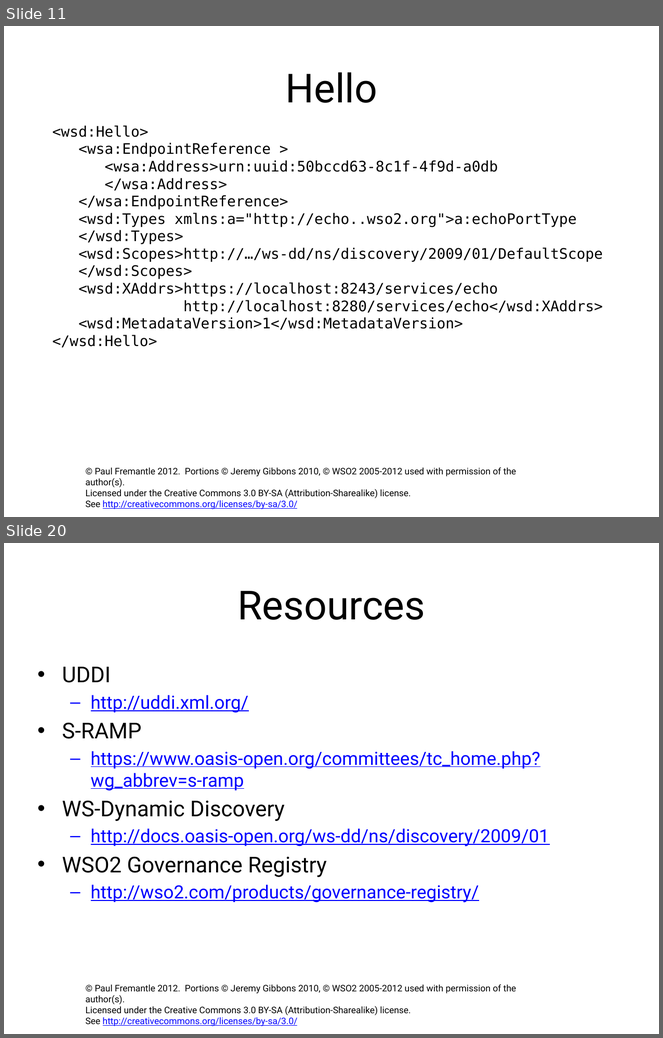
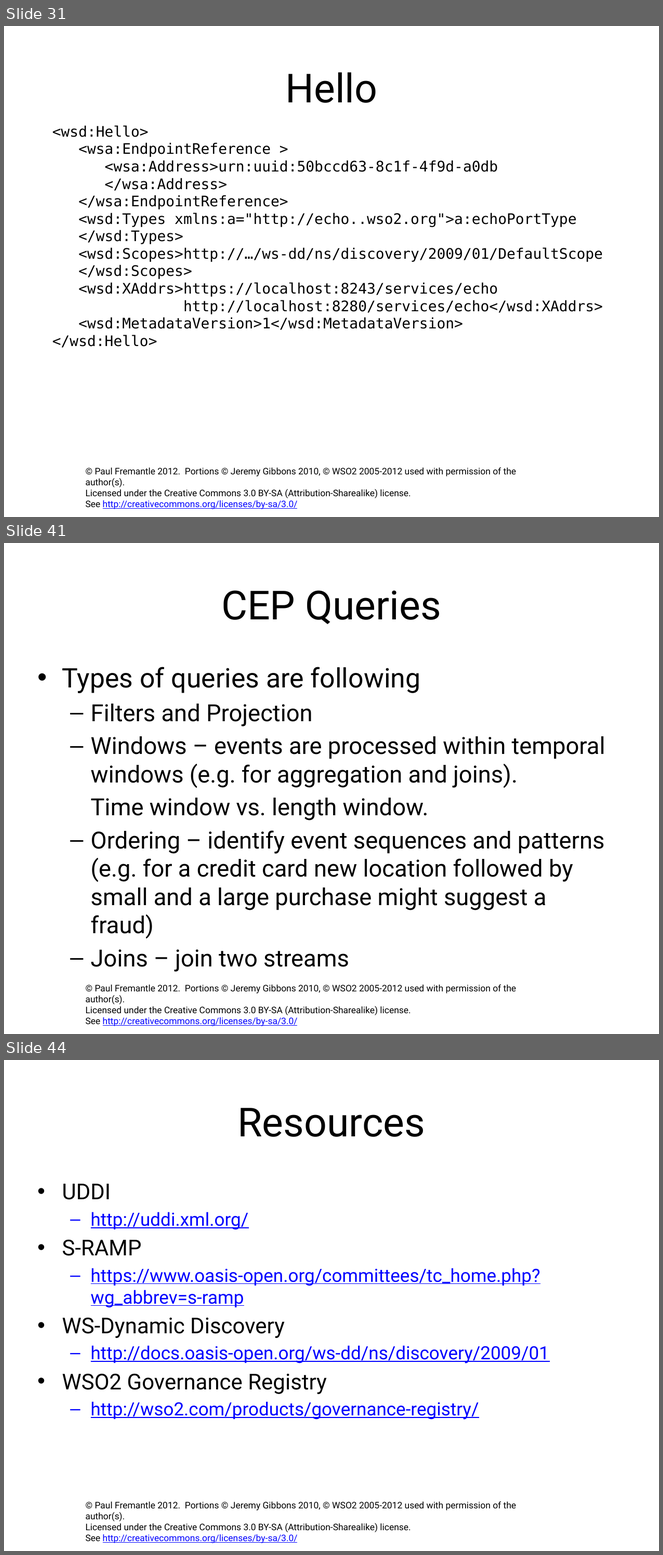
Before and after one commit to pzfreo/ox-soa-old, a slide deck: presentations/14-Governance.pptx. Shown one above the other, each under a label of ours: slides 11 and 20 before the commit, slides 31, 41 and 44 after it; the slides between them are not shown. The pictures are 663x1038 and 663x1555 pixels, drawn with LibreOffice and Linux fonts; fonts in the diff are those of the drawing; background and template pictures are left out. Boxes give left, top, right and bottom in pixels: in the first picture for what was removed or moved away, otherwise in the second. Text is boxed around its words. In the diff, an @@ line names an element or a change of style, - is before the commit and + after.

```diff
--- a/presentations/14-Governance.pptx
+++ b/presentations/14-Governance.pptx
@@ slide 41 added at [4,543,659,1034], background #FFFFFF; not listed: 1 template element that a slide beside it also shows @@
@@ title added at [221,590,442,624], 44 pt, text #000000 @@
+CEP Queries
@@ text added at [62,667,606,972], 25.9 pt, text #000000 @@
+• Types of queries are following
+  – Filters and Projection
+  – Windows – events are processed within temporal windows (e.g. for aggregation and joins).
+  Time window vs. length window.
+  – Ordering – identify event sequences and patterns (e.g. for a credit card new location followed by small and a large purchase might suggest a fraud)
+  – Joins – join two streams
@@ what was slide 11 is now slide 31 @@
@@ what was slide 20 is now slide 44 @@
```
Also in this commit, not shown: 2 slides changed, 23 other slides added, 6 other files.
